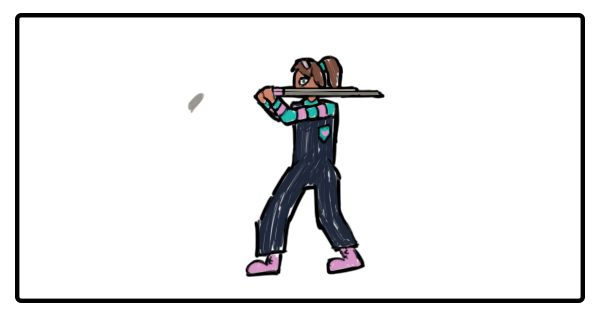
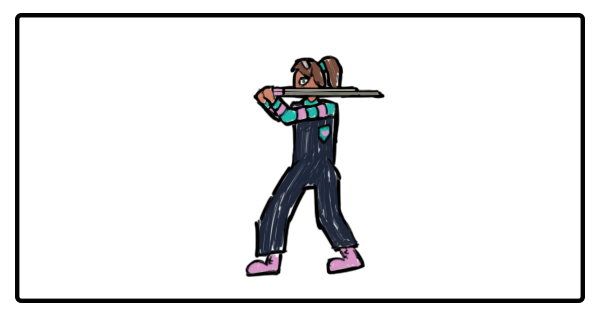
Before/after of a 600px x 320px layered artwork. What changed in the layer stack:
painted on "Layer 11" over [187, 92, 205, 114]
